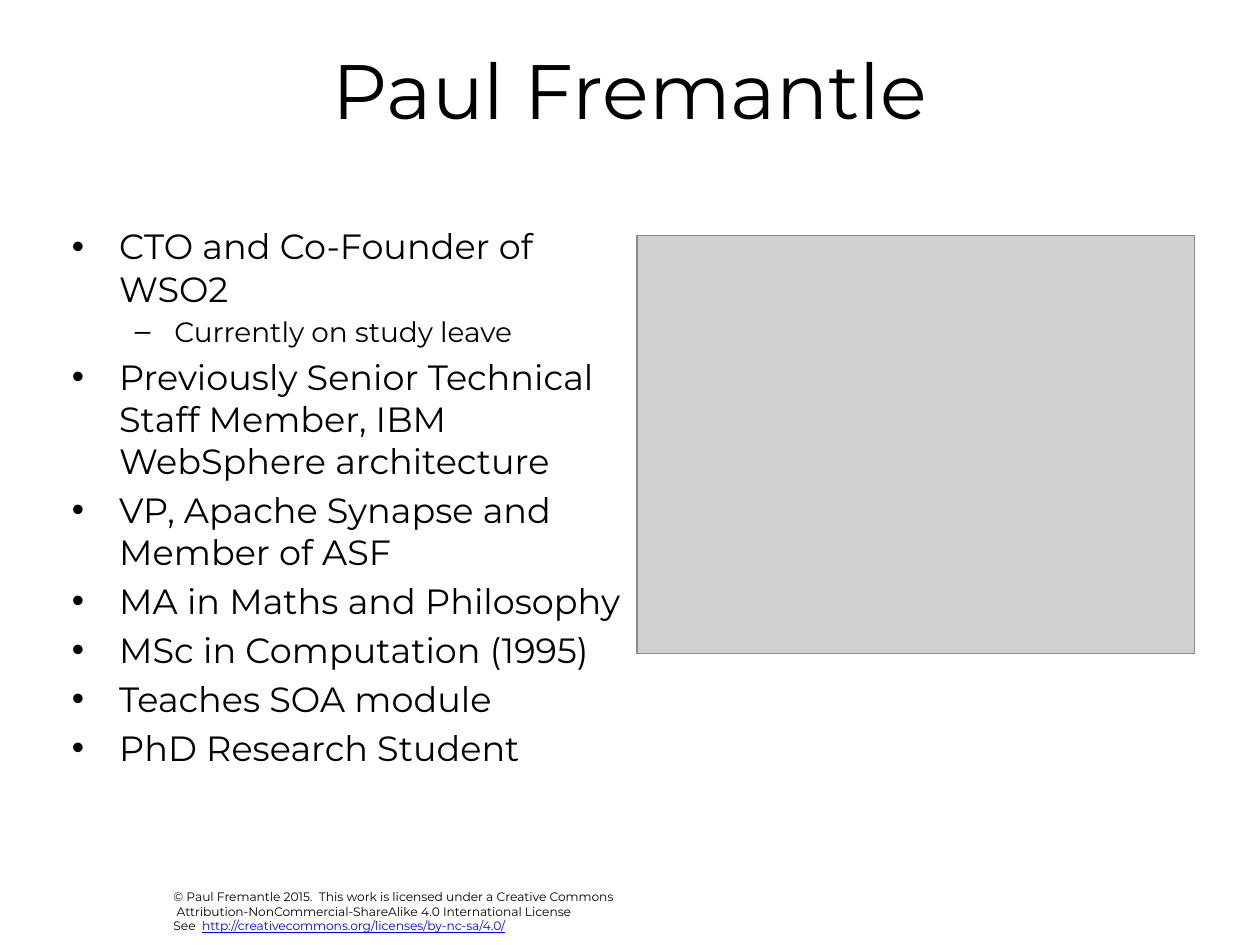
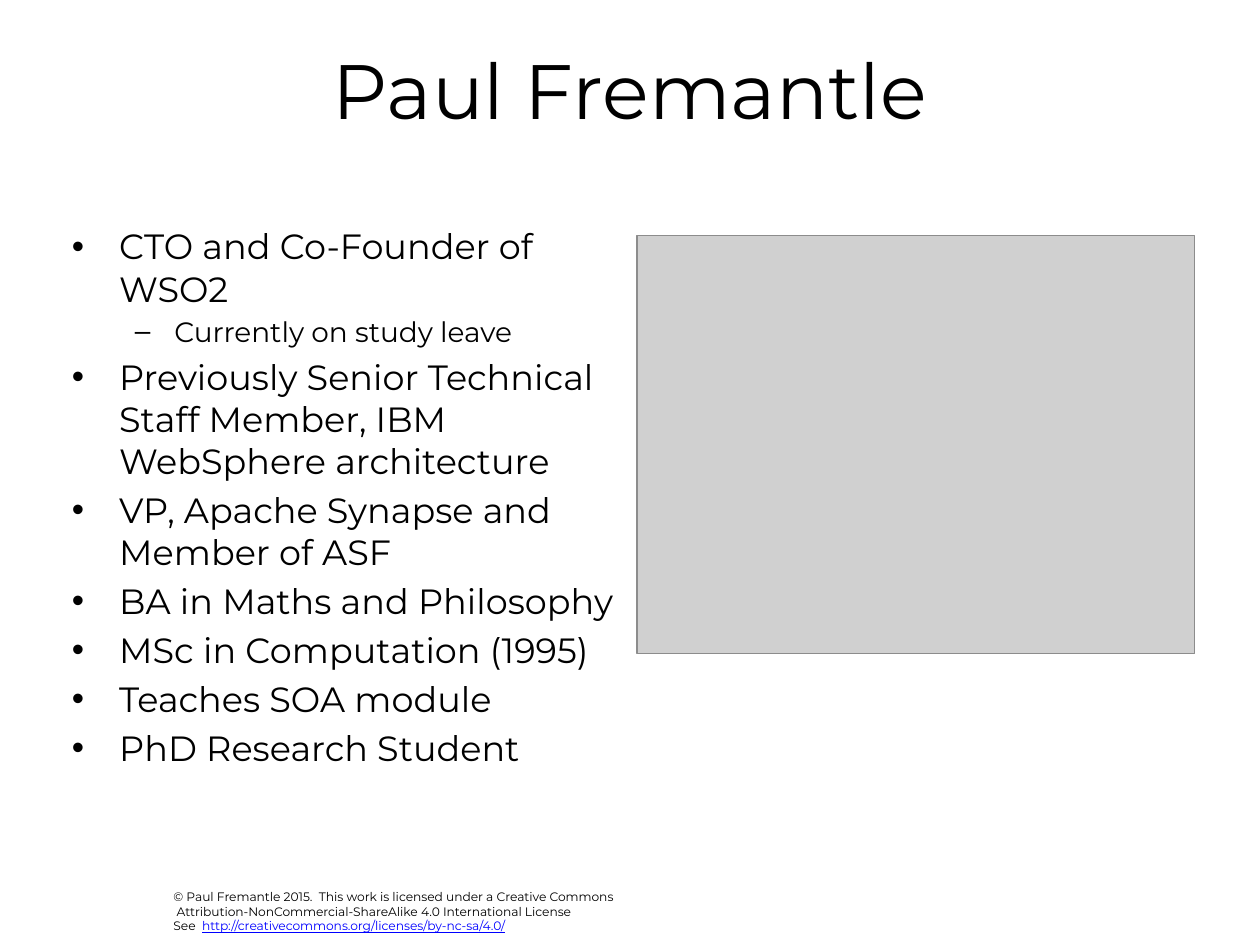
Before and after one commit to pzfreo/ox-clo, a slide deck: slide 14 of pres-source/00-intro.pptx. Drawn at 1260x945 pixels with LibreOffice and Linux fonts; fonts in the diff are those of the drawing; grey boxes stand for pictures; background and template pictures are left out. Boxes give left, top, right and bottom in pixels: in the first picture for what was removed or moved away, otherwise in the second. Text is boxed around its words. In the diff, an @@ line names an element or a change of style, - is before the commit and + after.

```diff
--- a/pres-source/00-intro.pptx
+++ b/pres-source/00-intro.pptx
@@ text at [119,588,613,621]: text changed @@
-• MA in Maths and Philosophy
+• BA in Maths and Philosophy
```
Also in this commit, not shown: 2 other slides changed, 26 other files.
